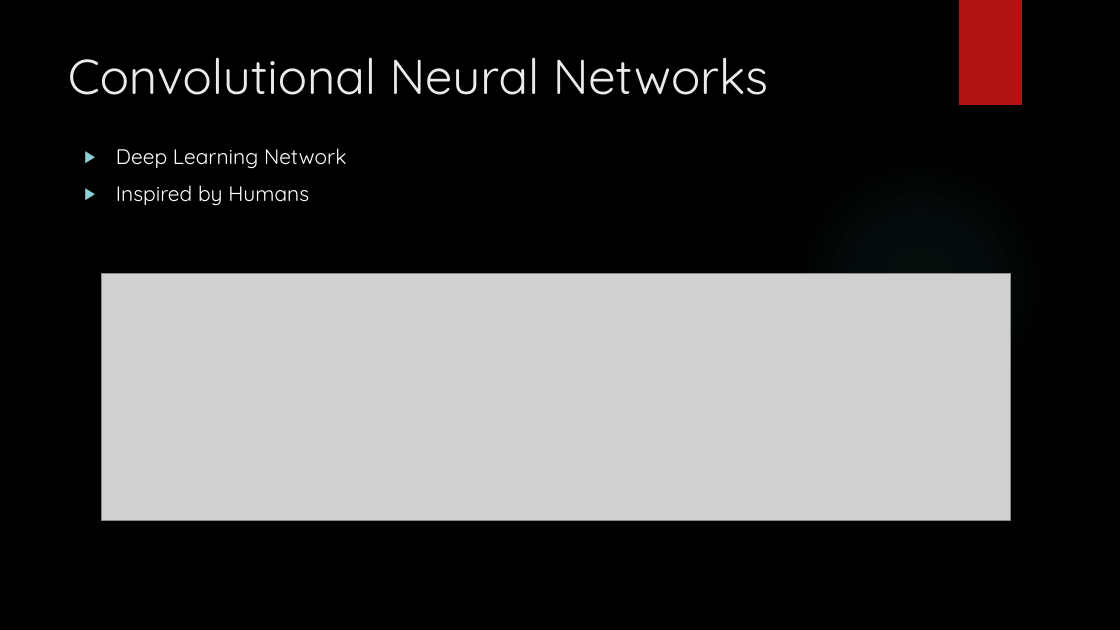
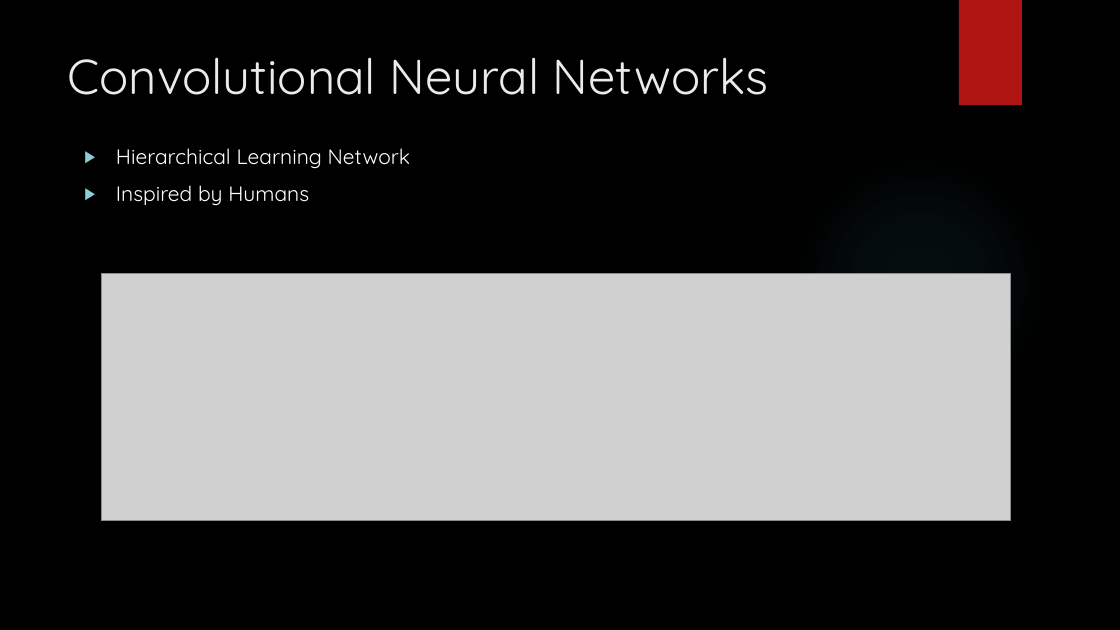
Before and after one commit to mohsin-ashraf/Neuroevolution-of-CNN, a slide deck: slide 4 of documentation/university-requisite/proposal-presentation/Nature Inspired CNNs Optimization.pptx. Drawn at 1120x630 pixels with LibreOffice and Linux fonts; fonts in the diff are those of the drawing; grey boxes stand for pictures; background and template pictures are left out. Boxes give left, top, right and bottom in pixels: in the first picture for what was removed or moved away, otherwise in the second. Text is boxed around its words. In the diff, an @@ line names an element or a change of style, - is before the commit and + after.

```diff
--- a/documentation/university-requisite/proposal-presentation/Nature Inspired CNNs Optimization.pptx
+++ b/documentation/university-requisite/proposal-presentation/Nature Inspired CNNs Optimization.pptx
@@ text at <box>116,148,410,168</box>: text changed @@
-▶ Deep Learning Network
+▶ Hierarchical Learning Network
```
Also in this commit, not shown: 5 other slides changed, 1 other file.
